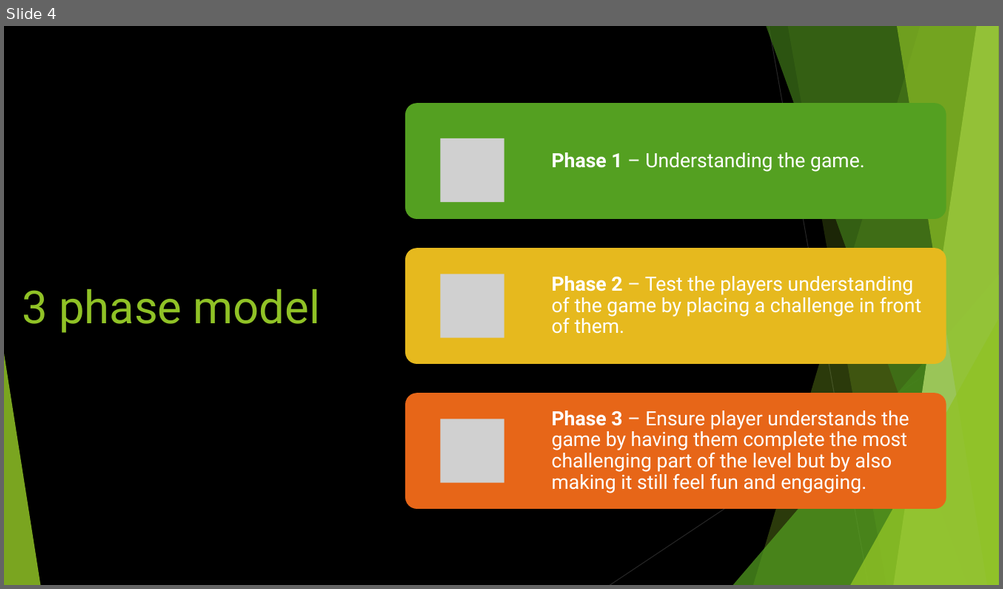
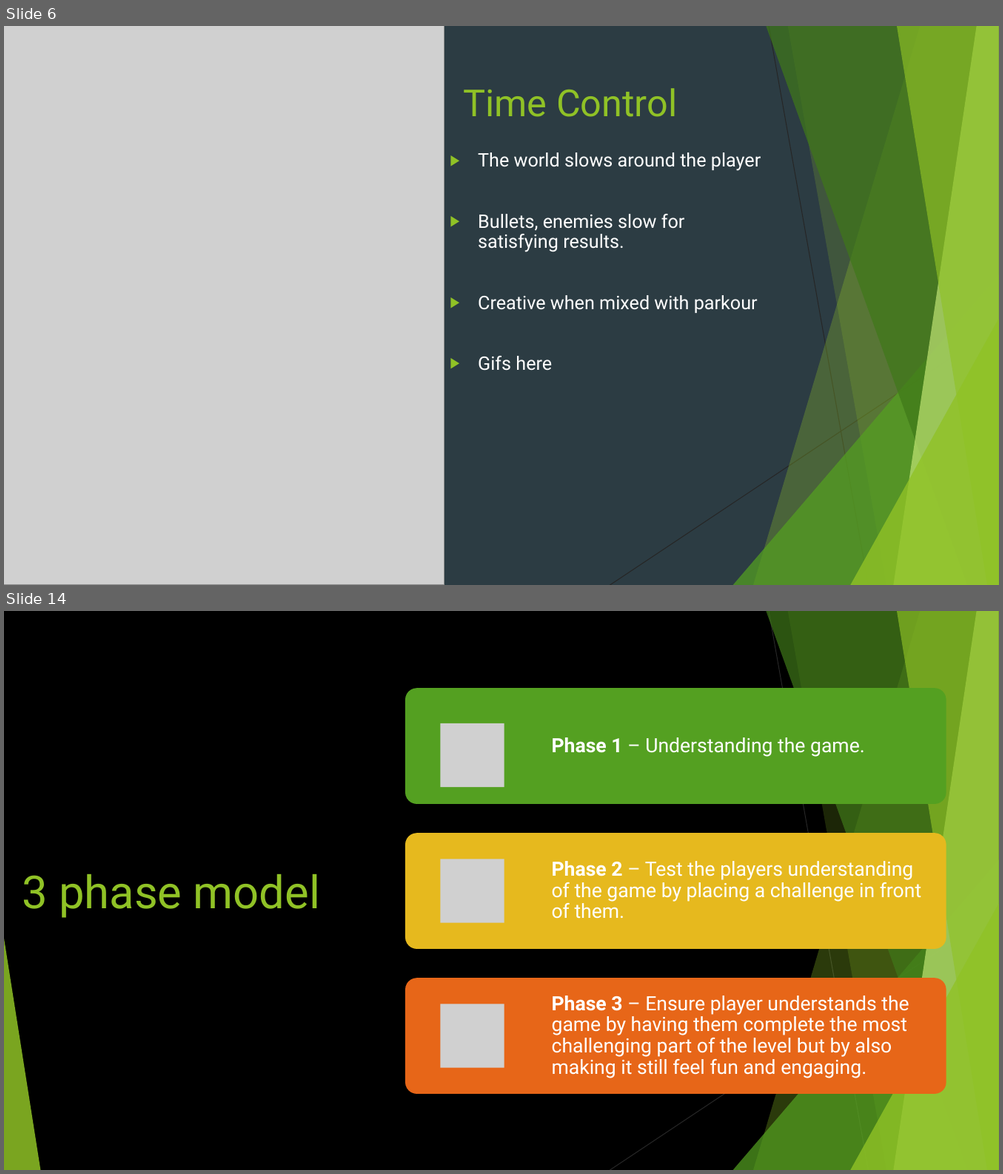
Before and after one commit to Pilokio/Tranzfuser, a slide deck: Virtual Pitch Presentation/Pitch.pptx. Shown one above the other, each under a label of ours: slide 4 before the commit, slides 6 and 14 after it; the slides between them are not shown. The pictures are 1003x589 and 1003x1174 pixels, drawn with LibreOffice and Linux fonts; fonts in the diff are those of the drawing; grey boxes stand for pictures. Boxes give left, top, right and bottom in pixels: in the first picture for what was removed or moved away, otherwise in the second. Text is boxed around its words. In the diff, an @@ line names an element or a change of style, - is before the commit and + after.

```diff
--- a/Virtual Pitch Presentation/Pitch.pptx
+++ b/Virtual Pitch Presentation/Pitch.pptx
@@ slide 6 added at (4, 26, 999, 585), background #2C3C43; not listed: 10 template elements that a slide beside it also shows @@
@@ picture added at (4, 26, 444, 585) @@
@@ title added at (463, 88, 677, 117), 36 pt, text #90C226 @@
+Time Control
@@ text added at (478, 153, 760, 371), 18 pt, text #FFFFFF @@
+▶ The world slows around the player
+▶ Bullets, enemies slow for satisfying results.
+▶ Creative when mixed with parkour
+▶ Gifs here
@@ what was slide 4 is now slide 14 @@
```
Also in this commit, not shown: 1 slide changed, 11 other slides added, 3 slides removed.
